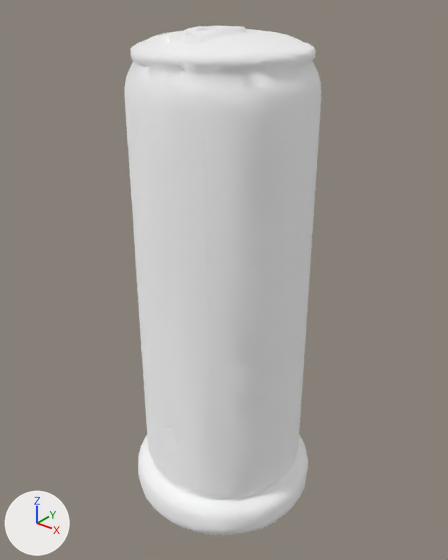
What one commit did to the glTF model models/props/echelon_can.glb.
Before and after are seen from a 50 mm lens placed at (4.99, -6.22, 7.5), pointed at (-0.02, 0.05, 3.61). Arrows for +X, +Y and +Z are at lower left; the lights stay in place. The picture after the commit comes second.

Before the edit, the objects in view are built like this:
```python
mat_bakedmaterial = principled_material('BakedMaterial')
mat_bakedmaterial.base_color = (1.0, 1.0, 1.0)  # white #ffffff
mat_bakedmaterial.metallic = 1.0
mat_bakedmaterial.roughness = 1.0
me_output_unwrapped = bpy.data.meshes.new('output_unwrapped')
me_output_unwrapped.from_pydata(...)  # 1497 vertices, 2984 faces; spans x -1.39..1.39, y -1.39..1.39, z 0.0..7.0
me_output_unwrapped.materials.append(mat_bakedmaterial)  # white #ffffff
ob_output_unwrapped = bpy.data.objects.new('output_unwrapped', me_output_unwrapped)
ob_output_unwrapped.location = (0.0, 0.0, 0.0)
```
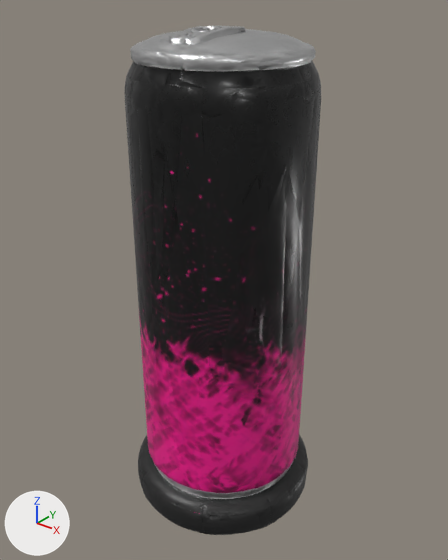
The change, as a list of edits to the scene's bpy script:
```text
Add img_normal:
    img_normal = load_image('normal', '_unpacked/normal', 512, 512, 'Non-Color')
Add img_texture_0_metallic_roughness:
    img_texture_0_metallic_roughness = load_image('texture_0_metallic_roughness', '_unpacked/texture_0_metallic_roughness', 256, 256, 'Non-Color')
Add img_texture_0:
    img_texture_0 = load_image('texture_0', '_unpacked/texture_0', 2048, 2048, 'sRGB')
Change mat_bakedmaterial:
    remove # nodes: BsdfPrincipled, OutputMaterial
    remove # colours: white #ffffff
    nodes: BsdfPrincipled, NormalMap, OutputMaterial, SeparateColor, TexImage x3
    uses the picture img_normal
    uses the picture img_texture_0
    uses the picture img_texture_0_metallic_roughness
```

Pixel boxes [x1, y1, x2, y2] of what changed, in the pictures (448 x 560 px):
'output_unwrapped', surface changed (darker)
    both: [124, 26, 321, 535]
